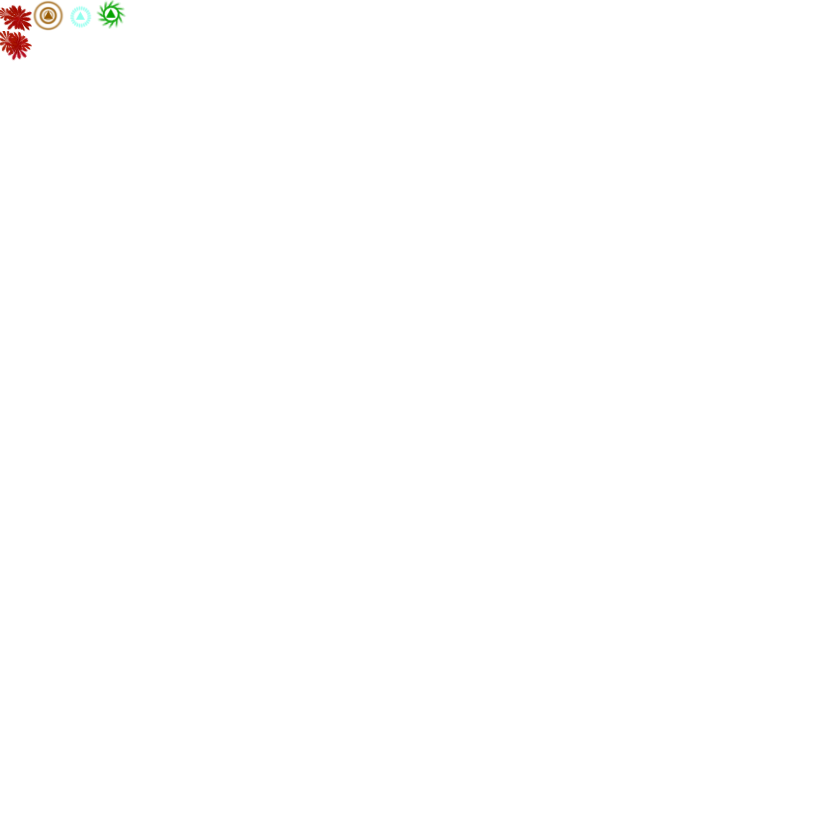
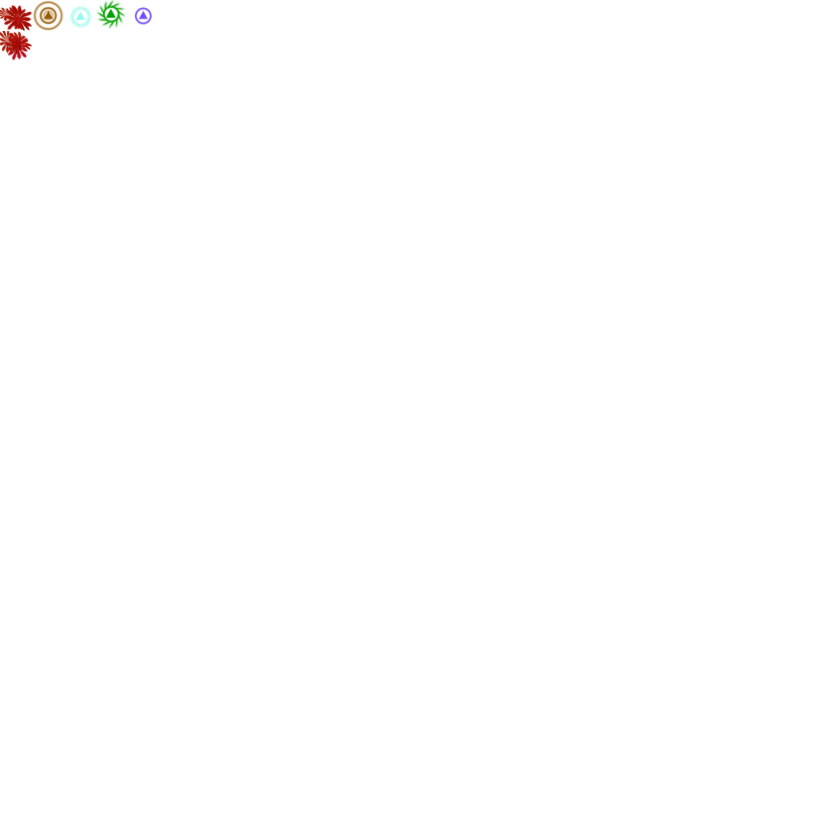
Layered file, before and after one edit (w=832, h=832). Changes by layer:
added layer "Layer 5" above "Layer 4" over [134, 7, 152, 25]
